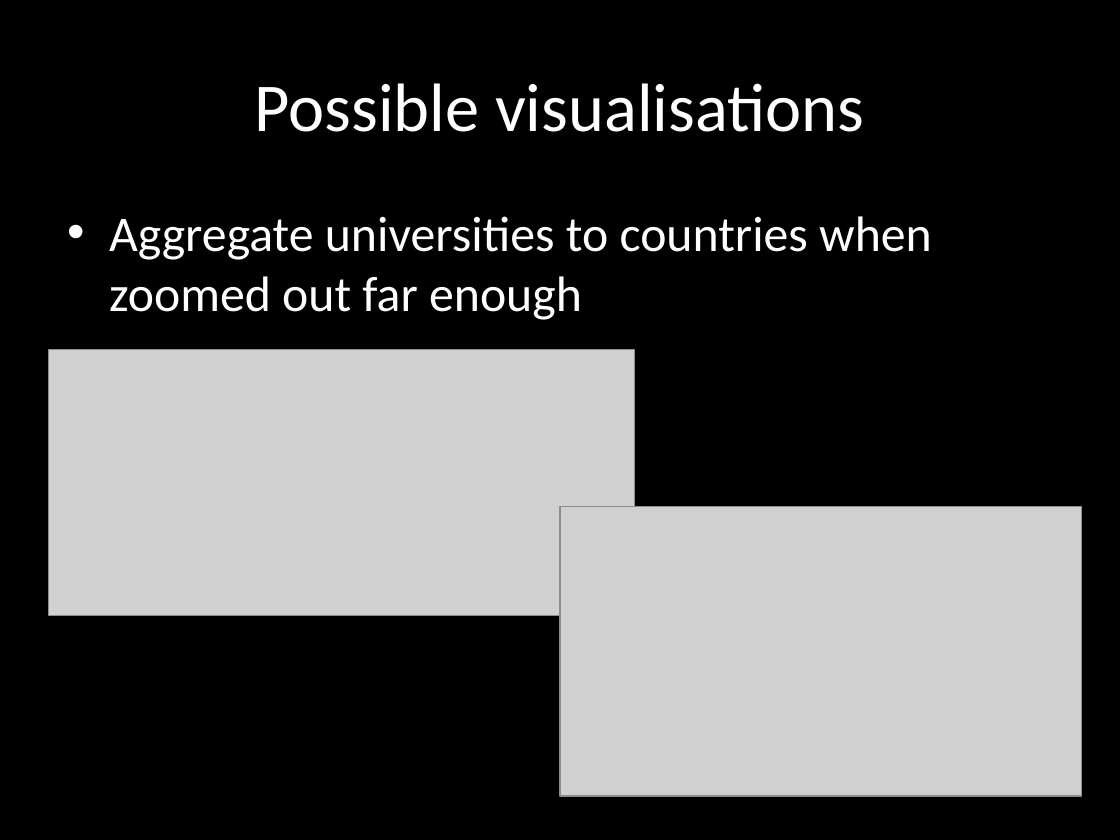
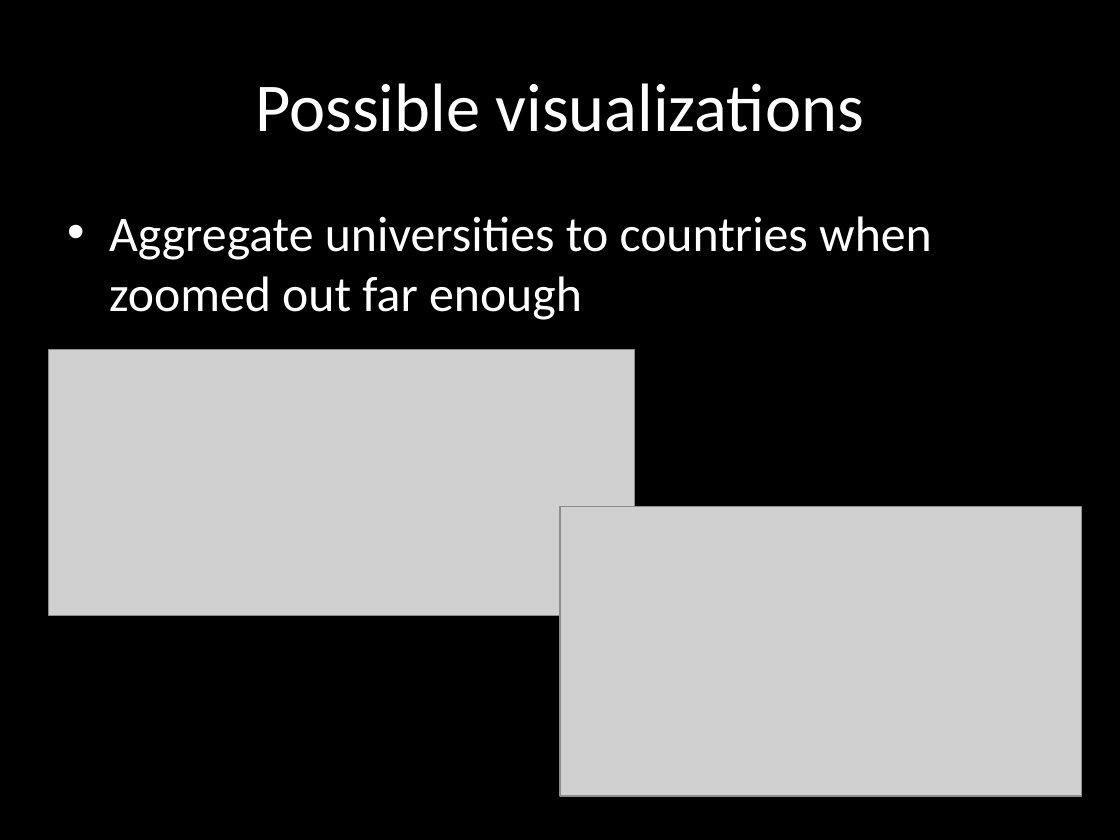
Before and after one commit to croes/capsel-lak, a slide deck: slide 7 of presentation/LAK Dataset Visualization.pptx. Drawn at 1120x840 pixels with LibreOffice and Linux fonts; fonts in the diff are those of the drawing; grey boxes stand for pictures. Boxes give left, top, right and bottom in pixels: in the first picture for what was removed or moved away, otherwise in the second. Text is boxed around its words. In the diff, an @@ line names an element or a change of style, - is before the commit and + after.

Commit message:
typo presentation

```diff
--- a/presentation/LAK Dataset Visualization.pptx
+++ b/presentation/LAK Dataset Visualization.pptx
@@ title at [255,83,864,132]: text changed @@
-Possible visualisations
+Possible visualizations
```
Also in this commit, not shown: 1 other slide changed.
